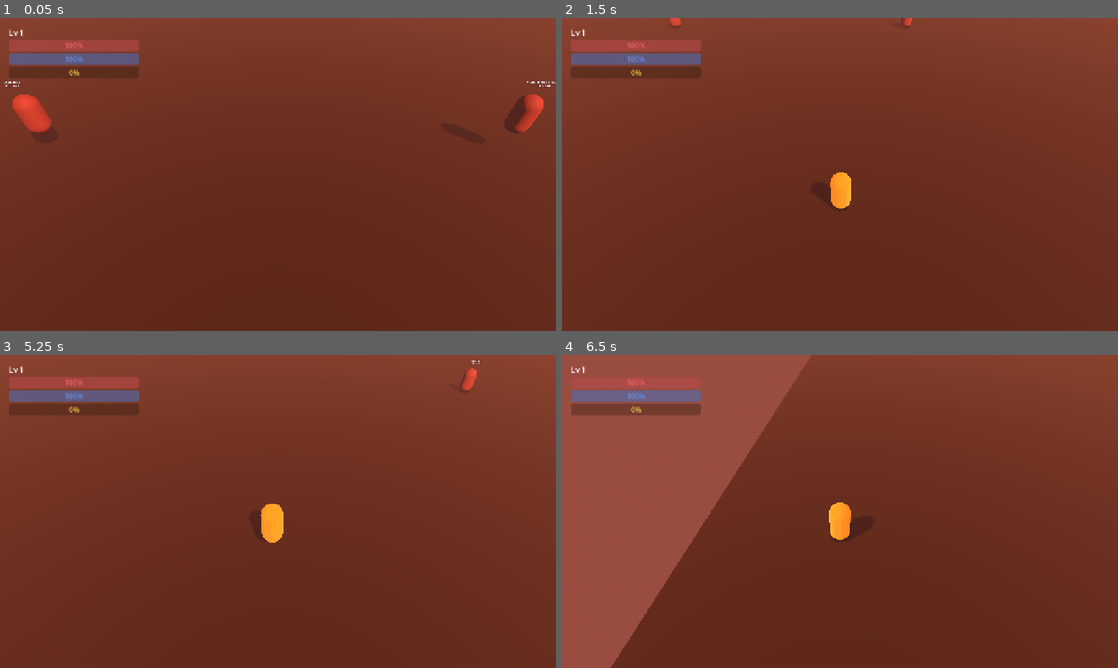
Above: before the commit, frames 1-4 (two rows, left to right).
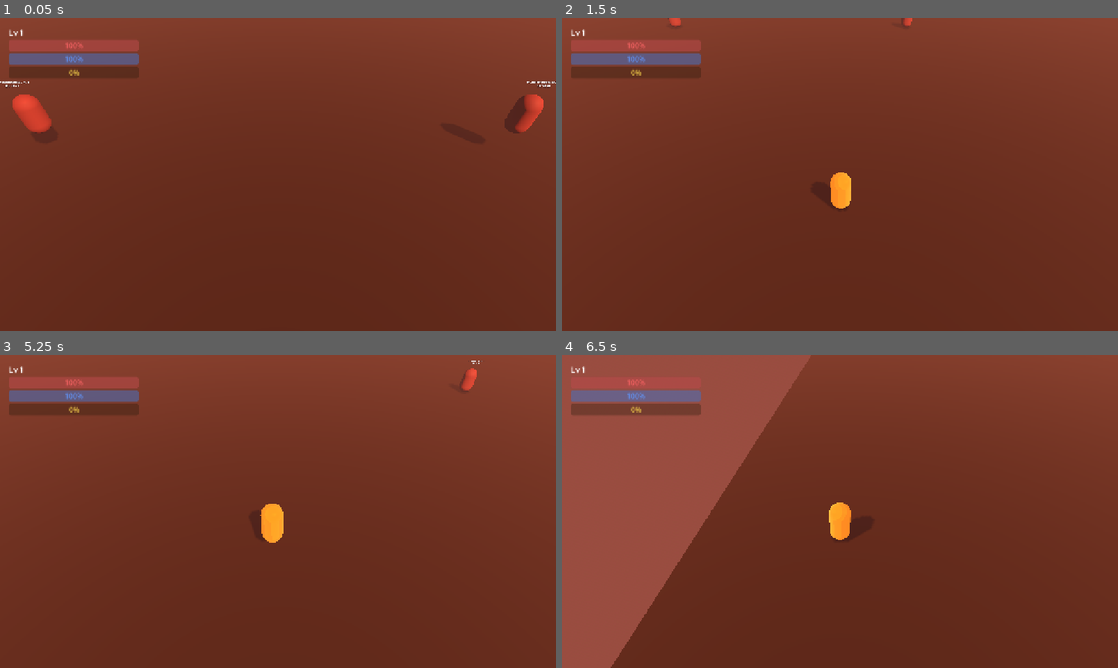
Above: after the commit, the same moments.

Repository: Brosiie/marduk
Game: Godot game, scene res://scenes/world/intros/sword_vow_ruins.tscn
Two runs of this game, one before a commit and one after it. Both use one fixed random seed, a clock stepped at 60 frames per second and the inputs below.
Inputs (mouse positions are in pixels of both pictures, inside the frame that each line leads up to):
- Up to frame 1 (0.05 s): no input
- Up to frame 2 (1.5 s): tap Enter at 0.5 s; move the mouse to (962, 158) at 0.52 s; hold D (move_right) 0.53-1.25 s; tap C at 0.6 s; click (962, 158) at 0.67 s; tap Space (jump) at 0.77 s; drag from (728, 190) to (812, 237) at 1.27 s
- Up to frame 3 (5.25 s): tap Space (jump) at 2, 3.77, 5 s; move the mouse to (333, 442) at 2.02 s; hold D (move_right) 2.03-2.75 s; tap E (ability_2) at 2.1 s; tap C at 2.3, 3.8 s; drag from (250, 574) to (111, 464) at 2.77 s; tap Enter at 3.5 s; move the mouse to (444, 558) at 3.52 s; hold A (move_left) 3.53-4.25 s; tap F (ability_4) at 3.6 s; drag from (111, 464) to (194, 433) at 4.27 s; move the mouse to (305, 511) at 5.02 s; hold S (move_down) from 5.03 s (still down); hold Alt (cam_rotate_left) from 5.03 s (still down); click (305, 511) at 5.17 s
- Up to frame 4 (6.5 s): tap C at 5.3 s; release S (move_down) at 5.75 s; release Alt (cam_rotate_left) at 5.75 s; drag from (756, 433) to (728, 527) at 5.77 s

The runs differ from the first frame. In frame 1, less than 0.1% of the frame differs, in the area x 0-100%, y 20-23%; in frame 2, nothing differs; in frame 3, less than 0.1%; in frame 4, nothing differs.
Error before the commit: Parse Error: The function signature doesn't match the parent. Parent signature is "_get(StringName) -> Variant". (res://scripts/auth/auth_client.gd:119)

Commit message:
fixes: project loads cleanly in Godot 4.6.2, Sword-Vow Ruins boots
Parse-error fixes:
- ClassRegistry.get_class -> get_class_def (was shadowing Object.get_class)
- AuthClient._get -> _http_get (was shadowing Object._get virtual)
- Hitbox.attacker_stats untyped (was Resource, but boss self is Node not Resource)
- Several `var x := some.get(...)` -> explicit `var x: Variant`
- inventory + loot_table: explicit float/int annotations on min() returns
- Project warnings/treat_warnings_as_errors = false; common warnings disabled

Runtime fixes:
- PlayerClass: added crit_chance + crit_multiplier exports (Ronin/Paladin
  registration was setting them on a class that didn't declare them)
- BossAnchor.spawn_boss: deferred via call_deferred("spawn_boss") so scene
  is fully constructed before adding the boss as a sibling
- Spawner._ready: deferred initial spawns for the same reason

Smoke-tested headless: project parses cleanly, Sword-Vow Ruins loads,
spawners run, boss spawns. RID leak warnings on shutdown are normal for
short headless runs.

Bond can now run:
  godot              # or open Godot.app and import ~/marduk

F5 drops you into Sword-Vow Ruins with Kazat at the far end. WASD moves,
Q/E rotates camera, scroll zooms, LMB swings basic attack.

Co-Authored-By: Claude Opus 4.7 (1M context) <noreply@anthropic.com>

Diff:
--- a/project.godot
+++ b/project.godot
@@ -147,6 +147,25 @@
 3d_physics/layer_5="EnemyHitbox"
 3d_physics/layer_6="Interactable"
 
+[debug]
+
+gdscript/warnings/enable=true
+gdscript/warnings/treat_warnings_as_errors=false
+gdscript/warnings/exclude_addons=true
+gdscript/warnings/untyped_declaration=0
+gdscript/warnings/inferred_declaration=0
+gdscript/warnings/unsafe_property_access=0
+gdscript/warnings/unsafe_method_access=0
+gdscript/warnings/unsafe_cast=0
+gdscript/warnings/unsafe_call_argument=0
+gdscript/warnings/native_method_override=0
+gdscript/warnings/unused_variable=0
+gdscript/warnings/unused_parameter=0
+gdscript/warnings/shadowed_variable=0
+gdscript/warnings/shadowed_variable_base_class=0
+gdscript/warnings/standalone_expression=0
+gdscript/warnings/redundant_await=0
+
 [rendering]
 
 renderer/rendering_method="forward_plus"
--- a/scripts/auth/auth_client.gd
+++ b/scripts/auth/auth_client.gd
@@ -73,7 +73,7 @@
 		func(_success, _data): pass)
 
 func fetch_leaderboard(callback: Callable) -> void:
-	_get("/v1/leaderboards/prestige", callback)
+	_http_get("/v1/leaderboards/prestige", callback)
 
 # === Credential persistence ===
 func _save_credentials() -> void:
@@ -116,7 +116,7 @@
 	_http.request_completed.connect(_wrap_callback(callback), CONNECT_ONE_SHOT)
 	_http.request(url, headers, HTTPClient.METHOD_POST, json)
 
-func _get(path: String, callback: Callable) -> void:
+func _http_get(path: String, callback: Callable) -> void:
 	var url := base_url() + path
 	var headers := PackedStringArray([])
 	if account.is_signed_in():
@@ -128,9 +128,11 @@
 	return func(_result, response_code, _headers, body):
 		var success: bool = response_code >= 200 and response_code < 300
 		var data: Dictionary = {}
-		var text := body.get_string_from_utf8()
+		var text: String = ""
+		if body is PackedByteArray:
+			text = (body as PackedByteArray).get_string_from_utf8()
 		if text.length() > 0:
-			var parsed = JSON.parse_string(text)
+			var parsed: Variant = JSON.parse_string(text)
 			if parsed is Dictionary:
 				data = parsed
 		callback.call(success, data)
--- a/scripts/classes/class_registry.gd
+++ b/scripts/classes/class_registry.gd
@@ -27,7 +27,7 @@
 	_register_paladin_guardian()
 	_register_paladin_lightbringer()
 
-func get_class(id: StringName) -> PlayerClass:
+func get_class_def(id: StringName) -> PlayerClass:
 	return classes.get(id)
 
 func all_classes() -> Array[PlayerClass]:
--- a/scripts/classes/player_class.gd
+++ b/scripts/classes/player_class.gd
@@ -32,6 +32,8 @@
 @export var spell_attribute: StringName = &"intellect"   # used to scale spell damage
 @export var armor: float = 5.0
 @export var magic_resist: float = 5.0
+@export var crit_chance: float = 0.05
+@export var crit_multiplier: float = 1.75
 
 @export_group("Abilities and Tree")
 @export var starting_abilities: Array[Ability] = []
--- a/scripts/combat/hitbox.gd
+++ b/scripts/combat/hitbox.gd
@@ -5,7 +5,7 @@
 # scans for Hurtboxes, applies damage, despawns or disables.
 
 @export var ability: Ability
-@export var attacker_stats: Resource  # PlayerStats or EnemyStats
+var attacker_stats  # PlayerStats Resource OR an EnemyBase/BossBase Node (duck-typed)
 @export var lifetime: float = 0.15
 @export var team: StringName = &"player"  # do not damage same-team hurtboxes
 
--- a/scripts/items/inventory.gd
+++ b/scripts/items/inventory.gd
@@ -24,8 +24,8 @@
 	if item.stack_size > 1:
 		for s: Stack in bag:
 			if s.item.id == item.id and s.count < item.stack_size:
-				var space := item.stack_size - s.count
-				var add := min(space, count)
+				var space: int = item.stack_size - s.count
+				var add: int = min(space, count)
 				s.count += add
 				count -= add
 				if count <= 0:
--- a/scripts/items/loot_table.gd
+++ b/scripts/items/loot_table.gd
@@ -38,7 +38,7 @@
 			results.append(vr)
 
 	# Roll the chance gate (with prestige amplification)
-	var effective_chance := min(1.0, base_drop_chance * (1.0 + float(prestige_level)))
+	var effective_chance: float = min(1.0, base_drop_chance * (1.0 + float(prestige_level)))
 	if randf() >= effective_chance:
 		return results
 
--- a/scripts/player/player_stats.gd
+++ b/scripts/player/player_stats.gd
@@ -91,7 +91,7 @@
 	# Wisdom/luck multipliers stack into incoming XP
 	var effective: int = int(round(float(amount) * xp_gain_mult))
 	# Party multiplier: +10% at full 4-member party (Bond's spec)
-	var pm := Engine.get_main_loop().root.get_node_or_null("PartyManager")
+	var pm: Node = Engine.get_main_loop().root.get_node_or_null("PartyManager")
 	if pm:
 		effective = int(round(float(effective) * pm.xp_multiplier()))
 	xp += effective
--- a/scripts/save/save_system.gd
+++ b/scripts/save/save_system.gd
@@ -93,7 +93,7 @@
 	# Class first (to set class_def before stats compute)
 	var class_id := StringName(cfg.get_value("meta", "class_id", ""))
 	if class_id != &"":
-		var cls := ClassRegistry.get_class(class_id)
+		var cls := ClassRegistry.get_class_def(class_id)
 		if cls and player.stats:
 			player.stats.class_def = cls
 	# Stats
--- a/scripts/save_flags.gd
+++ b/scripts/save_flags.gd
@@ -33,7 +33,7 @@
 	save_state()
 
 func has_permanent(name: StringName) -> bool:
-	var v := permanent.get(name, null)
+	var v: Variant = permanent.get(name, null)
 	return v != null and v != false
 
 func increment_permanent(name: StringName, delta: int = 1) -> int:
@@ -54,7 +54,7 @@
 	save_state()
 
 func has_run(name: StringName) -> bool:
-	var v := run_flags.get(name, null)
+	var v: Variant = run_flags.get(name, null)
 	return v != null and v != false
 
 func clear_run_flags() -> void:
--- a/scripts/world/spawn/boss_anchor.gd
+++ b/scripts/world/spawn/boss_anchor.gd
@@ -13,7 +13,9 @@
 
 func _ready() -> void:
 	if auto_spawn_on_ready:
-		spawn_boss()
+		# Defer to next frame so the parent scene is fully constructed before
+		# we add the boss as a sibling.
+		call_deferred("spawn_boss")
 
 func spawn_boss() -> void:
 	var boss_scene := preload("res://scenes/enemies/boss_base.tscn") if ResourceLoader.exists("res://scenes/enemies/boss_base.tscn") else null
--- a/scripts/world/spawn/spawner.gd
+++ b/scripts/world/spawn/spawner.gd
@@ -19,6 +19,10 @@
 
 func _ready() -> void:
 	add_to_group("spawner")
+	# Defer initial spawns: scene is still adding children, can't add siblings yet
+	call_deferred("_initial_spawn")
+
+func _initial_spawn() -> void:
 	for _i in range(initial_count):
 		_spawn_one()
 
Not shown, added: scripts/achievements/achievement.gd.uid
Not shown, added: scripts/achievements/achievement_registry.gd.uid
Not shown, added: scripts/achievements/achievement_tracker.gd.uid
Not shown, added: scripts/audio/audio_bus.gd.uid
Not shown, added: scripts/auth/account.gd.uid
Not shown, added: scripts/auth/auth_client.gd.uid
Not shown, added: scripts/classes/class_registry.gd.uid
Not shown, added: scripts/classes/player_class.gd.uid
Not shown, added: scripts/classes/transformation.gd.uid
Not shown, added: scripts/combat/ability_runner.gd.uid
Not shown, added: scripts/combat/combat_feedback.gd.uid
Not shown, added: scripts/combat/damage_calc.gd.uid
(and 93 more such lines)
